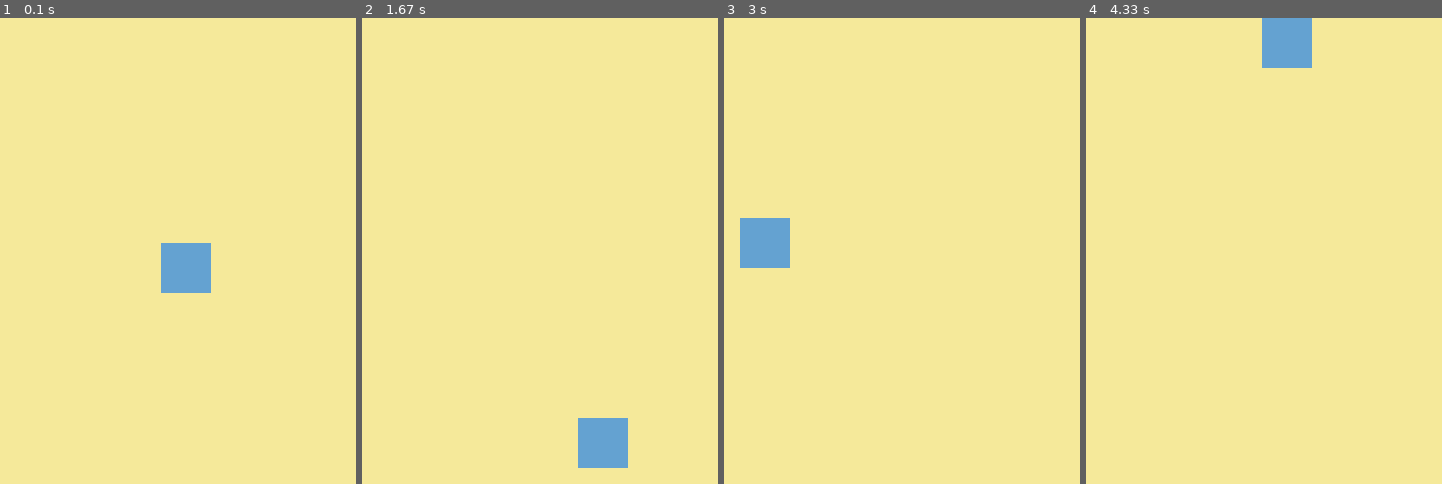
Above: before the commit, frames 1-4 (left to right).
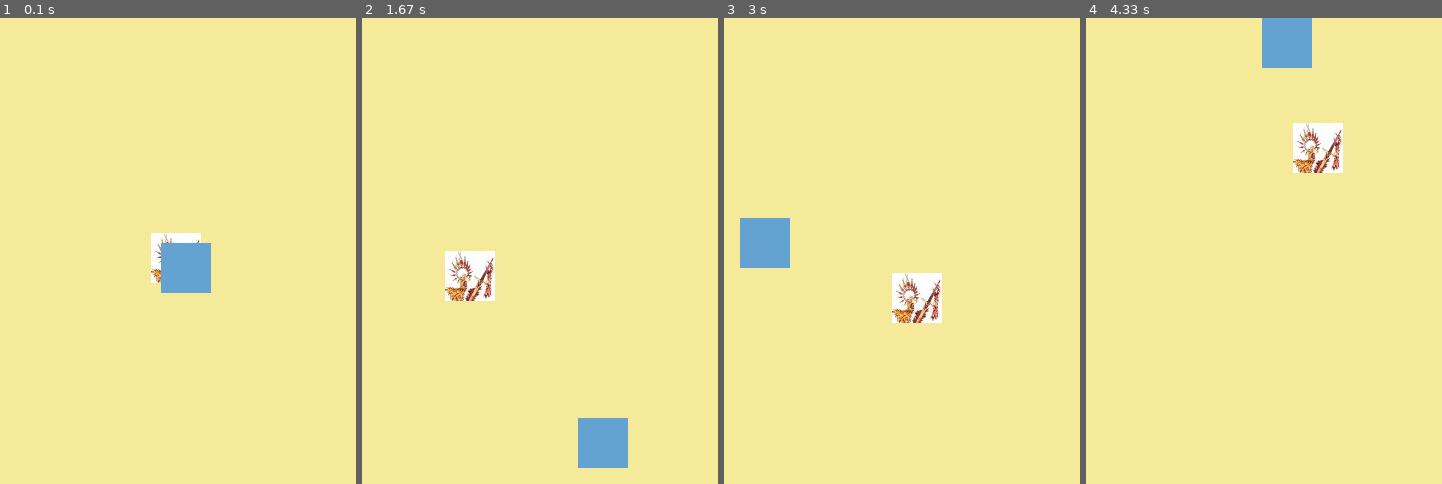
Above: after the commit, the same moments.

Repository: lispalding/pygame_template
Game: pygame game, started from main.py
The game is run twice, just before and just after one commit, with the same random seed, the same clock (stepped at 60 frames per second) and the same inputs.
Inputs (mouse positions are in pixels of both pictures, inside the frame that each line leads up to):
- Up to frame 1 (0.1 s): no input
- Up to frame 2 (1.67 s): press the mouse at (536, 260) at 0.37 s; move the mouse to (493, 260) at 0.47 s; release the mouse at (451, 260) at 0.6 s; tap A at 0.67 s; hold S 1-1.47 s; hold Right 1-1.47 s; press the mouse at (451, 260) at 1.53 s; move the mouse to (468, 274) at 1.63 s
- Up to frame 3 (3 s): release the mouse at (852, 292) at 1.77 s; press the mouse at (852, 292) at 1.87 s; move the mouse to (869, 232) at 1.97 s; release the mouse at (887, 176) at 2.1 s; press the mouse at (887, 176) at 2.2 s; move the mouse to (930, 218) at 2.3 s; release the mouse at (969, 260) at 2.43 s; tap W at 2.5 s; press the mouse at (969, 260) at 2.87 s; move the mouse to (916, 297) at 2.97 s
- Up to frame 4 (4.33 s): release the mouse at (1228, 334) at 3.1 s; press the mouse at (1228, 334) at 3.2 s; move the mouse to (1189, 264) at 3.3 s; release the mouse at (1150, 195) at 3.43 s; press the mouse at (1150, 195) at 3.53 s; move the mouse to (1139, 218) at 3.63 s; release the mouse at (1128, 246) at 3.77 s; press the mouse at (1128, 246) at 3.87 s; move the mouse to (1182, 227) at 3.97 s; release the mouse at (1239, 213) at 4.1 s; press the mouse at (1239, 213) at 4.2 s; move the mouse to (1317, 148) at 4.3 s

The runs differ from the first frame. In frame 1, 0.5% of the frame differs, in the area x 42-57%, y 46-57%; in frame 2, 1.5%, in the area x 23-38%, y 50-61%; in frame 3, 1.5%; in frame 4, 1.5%.

Commit message:
03/03/2021 -- 2:20PM

Diff:
--- a/main.py
+++ b/main.py
@@ -10,15 +10,39 @@
 import random
 from colors import *
 from math import *
+import os
 ####### FIN #######
 
 ###### SETUP ######
+gameFolder = os.path.dirname(__file__)
+imageFolder = os.path.join(gameFolder, "images")
+playerImages = os.path.join(imageFolder, "player_image")
+
+soundFolder = os.path.join(gameFolder, "sounds")
+
+textDataFolder = os.path.join(gameFolder, "text_data")
+## VARIABLES
 WIDTH = 360
 HEIGHT = 480
 FPS = 30
 
+mouseBttnHeld = False
+
 title = "Template"
+## VARIABLES FIN
 ####### FIN #######
+
+###################### !! FUNCTIONS !!#####################
+def spawnPlayer(x, y):
+    newPlayer = Player()
+    newPlayer.rect.center = (x, y)
+    newPlayer.speedx = random.randint(-10, 10)
+    newPlayer.speedy = random.randint(-10, 10)
+    allSprites.add(newPlayer)
+    playersGroup.add(newPlayer)
+#################### !! FUNCTIONS FIN !!###################
+
+###################### !! CLASSES !!######################
 
 class NPC(pg.sprite.Sprite):
     def __init__(self):
@@ -131,8 +155,10 @@
 class Player(pg.sprite.Sprite):
     def __init__(self):
         super(Player, self).__init__()
-        self.image = pg.Surface((50, 50))
-        self.image.fill(PURPLE)
+        # self.image = pg.Surface((50, 50))
+        # self.image.fill(PURPLE)
+
+        self.image = playerImage
 
         self.rect = self.image.get_rect()
 
@@ -140,13 +166,81 @@
         self.rect.center = (WIDTH/2, HEIGHT/2)
         ## Placement FIN
 
-        ### Normal speed variables
-        self.speedx = 5
-        self.speedy = 5
+        self.speedx = 0
+        self.speedy = 0
+
+        self.keypressed = False
+
+    def togglePressed(self):
+        self.keypressed = False
 
     def update(self):
+        """ To use: self.update()
+        This is the function that will update the movement of the player character. """
+        ##### !! Basic Movement !! #####
+        # self.speedx = 0
+        # self.speedy = 0
+
+        # Cheking the Keystate
+        keystate = pg.key.get_pressed()
+
+        ########## !!!! .. FLOW MOVEMENT .. !!!! ##########
+        # if keystate[pg.K_LEFT] or keystate[pg.K_a]:
+        #     self.speedx += -5
+        # if keystate[pg.K_RIGHT] or keystate[pg.K_d]:
+        #     player.speedx = 5
+        # if keystate[pg.K_UP] or keystate[pg.K_w]:
+        #      player.speedy = -5
+        # if keystate[pg.K_DOWN] or keystate[pg.K_s]:
+        #      player.speedy = 5
+        #
         self.rect.x += self.speedx
         self.rect.y += self.speedy
+        ########## !!!! .. FLOW FINISHED .. !!!! ##########
+
+        ####### !!!! .. BASIC GRID MOVEMENT .. !!!! #######
+        # if (keystate[pg.K_LEFT] or keystate[pg.K_a]) and self.keypressed == False:
+        #     self.keypressed = True
+        #     self.rect.centerx += -50
+        #
+        # if (keystate[pg.K_RIGHT] or keystate[pg.K_d]) and self.keypressed == False:
+        #     self.keypressed = True
+        #     self.rect.centerx += 50
+        #
+        # if (keystate[pg.K_UP] or keystate[pg.K_w]) and self.keypressed == False:
+        #     self.keypressed = True
+        #     self.rect.centery += -50
+        #
+        # if (keystate[pg.K_DOWN] or keystate[pg.K_s]) and self.keypressed == False:
+        #     self.keypressed = True
+        #     self.rect.centery += 50
+        ####### !!!! .. BASIC GRID FINISHED .. !!!! #######
+
+        ######### !!!! .. MOUSE MOVEMENT .. !!!! ##########
+        # self.rect.center = (mousex, mousey) # Move Everywhere
+        # self.rect.centerx = mousex  # Move Side to Side
+        # self.rect.centery = mousey # Move Up and Down
+
+        ########## .!. MOUSE CLICK AND DRAG
+        if mouseBttnHeld:
+            self.rect.center = (mousex, mousey)
+        ########## .!. MOUSE CLICK AND DRAG FIN
+
+        ######### !!!! .. MOUSE FINISHED .. !!!! ##########
+
+        ##### !!!! .. SCREEN BINDING .. !!!! #####
+        # We are binding the player to the screen area
+        if self.rect.left <= 0:
+            self.rect.left = 0
+        if self.rect.top <= 0:
+            self.rect.top = 0
+        if self.rect.bottom >= HEIGHT:
+            self.rect.bottom = HEIGHT
+        if self.rect.right >= WIDTH:
+            self.rect.right = WIDTH
+        ##### !!!! .. BINDING FINISH .. !!!! #####
+
+##################### !! CLASSES FIN !!####################
 
 ####### GAME LOOP ########
 
@@ -159,6 +253,9 @@
 pg.display.set_caption(title)
 clock = pg.time.Clock()
 
+# Loading in Images
+playerImage = pg.image.load(os.path.join(playerImages, "player_img.jpg")).convert()
+
 # Creating sprite groups
 allSprites = pg.sprite.Group()
 playersGroup = pg.sprite.Group()
@@ -181,27 +278,59 @@
 while running:
     clock.tick(FPS) # Controlling the loop
 
+    mousex, mousey = pg.mouse.get_pos()
+
     ##### Processing input ######
     for event in pg.event.get(): # Getting a list of events that have happened
-        if event.type == pg.KEYDOWN:
-            if event.key == pg.K_LEFT:
-                player.speedx = -5
-            elif event.key == pg.K_RIGHT:
-                player.speedx = 5
-            elif event.key == pg.K_UP:
-                player.speedy = -5
-            elif event.key == pg.K_DOWN:
-                player.speedy = 5
 
         if event.type == pg.KEYUP:
-            if event.key == pg.K_LEFT:
-                player.speedx = 0
-            elif event.key == pg.K_RIGHT:
-                player.speedx = 0
-            elif event.key == pg.K_UP:
-                player.speedy = 0
-            elif event.key == pg.K_DOWN:
-                player.speedy = 0
+            if (event.key == pg.K_LEFT) or (event.key == pg.K_a):
+                player.togglePressed()
+
+            if (event.key == pg.K_RIGHT) or (event.key == pg.K_d):
+                player.togglePressed()
+
+            if (event.key == pg.K_UP) or (event.key == pg.K_w):
+                player.togglePressed()
+
+            if (event.key == pg.K_DOWN) or (event.key == pg.K_s):
+                player.togglePressed()
+
+        if event.type == MOUSEBUTTONDOWN and \
+                player.rect.collidepoint(pg.mouse.get_pos()):
+            x = pg.mouse.get_pressed()
+
+            if x[0]:
+                mouseBttnHeld = True
+            if x[1]:
+                print("Mouse Wheel")
+            if x[2]:
+                spawnPlayer(mousex, mousey)
+
+        if event.type == MOUSEBUTTONUP and mouseBttnHeld == True:
+            mouseBttnHeld = False
+
+        ########## !!!! .. FLOW MOVEMENT .. !!!! ##########
+        # if event.type == pg.KEYDOWN:
+        #     if event.key == pg.K_LEFT:
+        #         player.speedx = -5
+        #     elif event.key == pg.K_RIGHT:
+        #         player.speedx = 5
+        #     elif event.key == pg.K_UP:
+        #         player.speedy = -5
+        #     elif event.key == pg.K_DOWN:
+        #         player.speedy = 5
+        #
+        # if event.type == pg.KEYUP:
+        #     if event.key == pg.K_LEFT:
+        #         player.speedx = 0
+        #     elif event.key == pg.K_RIGHT:
+        #         player.speedx = 0
+        #     elif event.key == pg.K_UP:
+        #         player.speedy = 0
+        #     elif event.key == pg.K_DOWN:
+        #         player.speedy = 0
+        ########## !!!! .. FLOW FINISHED .. !!!! ##########
 
 
         ####### !!!! .. BASIC GRID MOVEMENT .. !!!! #######
Binary file added: images/npc_img.jpg
Binary file added: images/player_image/player_img.jpg
